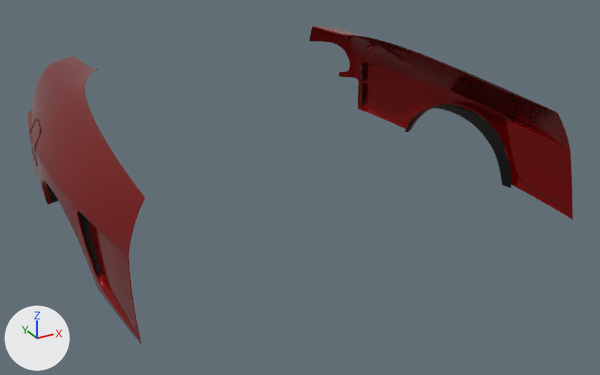
What one commit did to the glTF model content/cars/nissan_rs13/rearfenders_carmodifywonderglare.glb.
Both versions are drawn from a 50 mm camera at (-1.41, -1.4, 1.61) aimed at (0.06, 1.27, 0.28). Every picture has the same lights, and +X, +Y and +Z are marked at lower left. Vertices at the same position are counted once.

Names of what the first picture shows: 'Cover', 'Fenders'.
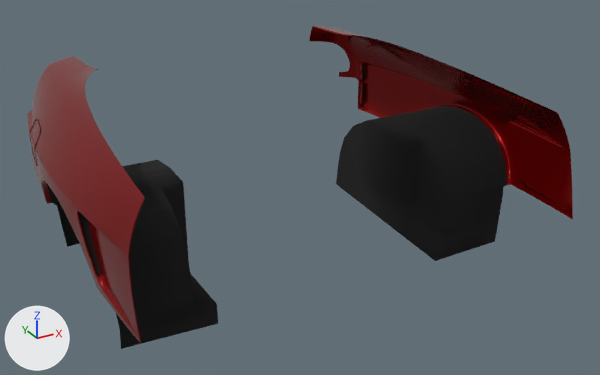
What differs and where, as boxes [x1, y1, x2, y2] in the pictures (600 x 375 px):
'Undercarriage', added
    after: [47, 106, 507, 349]
'Cover', reshaped
    before: [47, 65, 511, 277]
    after: [79, 65, 365, 277]
part 1 of me_cover, deleted (black)
    before: [405, 104, 511, 188]

The change, as a diff of the scene's bpy script:
```diff
--- a/content/cars/nissan_rs13/rearfenders_carmodifywonderglare.glb.py
+++ b/content/cars/nissan_rs13/rearfenders_carmodifywonderglare.glb.py
@@ me_cover @@
 me_cover.from_pydata(...)  # 224 vertices, 208 faces; spans x -0.9..0.9, y 0.9..1.98, z 0.24..0.51
 # used by ob_cover; location = (0.0, 0.0, 0.0)
+# me_cover part 1: the loose piece of 62 vertices spanning x 0.82..0.9, y 0.92..1.64, z 0.24..0.47 is deleted
 me_cover.materials.append(mat_black_mate)
-me_cover.materials.append(mat_black_mate_001)
@@ me_undercarriage @@
+me_undercarriage.from_pydata(...)  # 112 vertices, 156 faces; spans x -0.88..0.88, y 0.9..1.66, z 0.0..0.47
+me_undercarriage.materials.append(mat_black_mate_001)
@@ ob_undercarriage @@
+ob_undercarriage = bpy.data.objects.new('Undercarriage', me_undercarriage)
+ob_undercarriage.location = (0.0, 0.0, 0.0)
```
